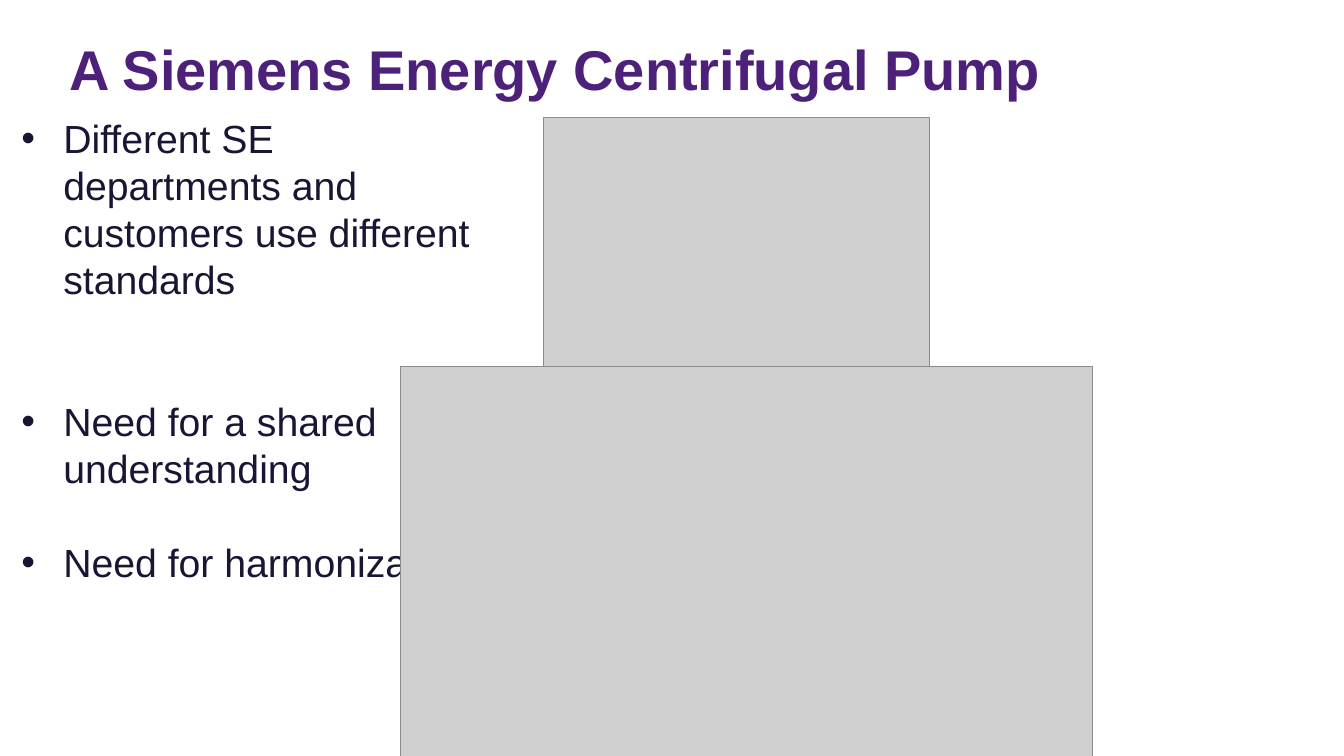
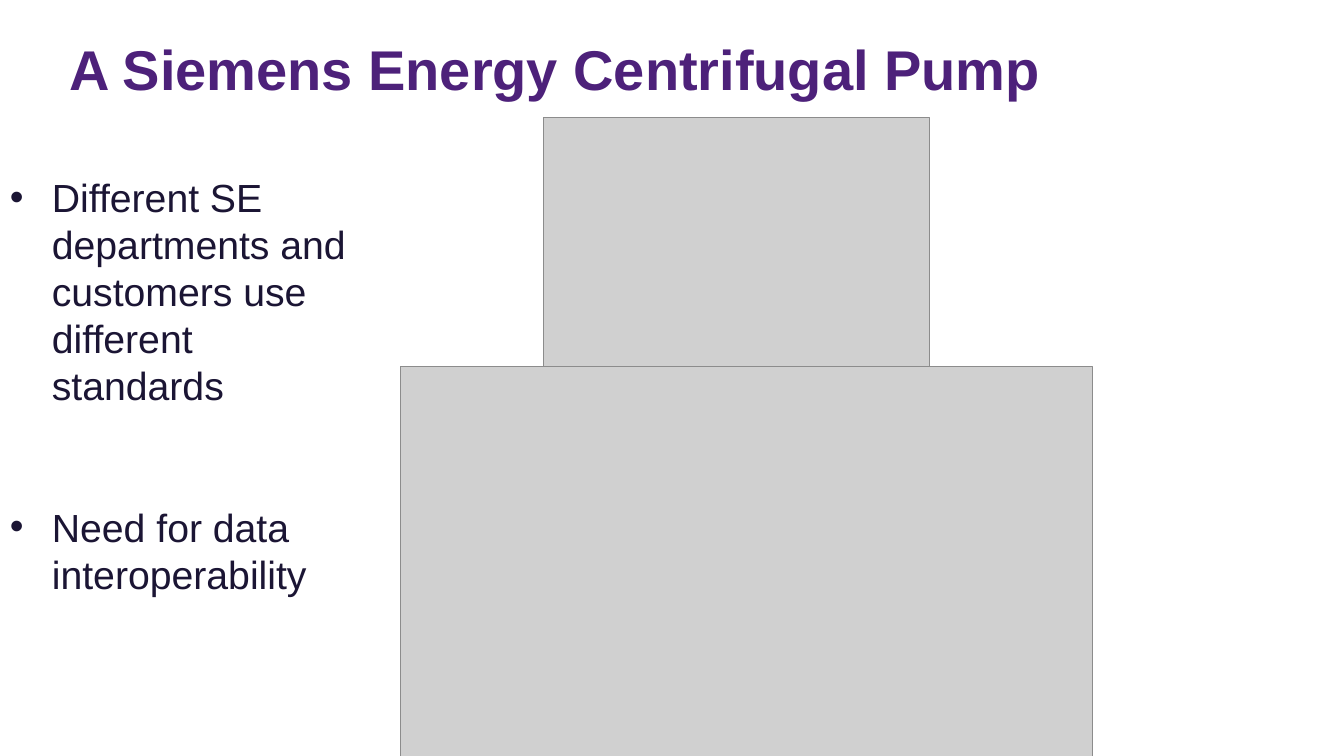
Before and after one commit to tecnomod-um/cfihos, a slide deck: slide 6 of docs/cfihos-ontology.pptx. Drawn at 1344x756 pixels with LibreOffice and Linux fonts; fonts in the diff are those of the drawing; grey boxes stand for pictures. Boxes give left, top, right and bottom in pixels: in the first picture for what was removed or moved away, otherwise in the second. Text is boxed around its words. In the diff, an @@ line names an element or a change of style, - is before the commit and + after.

```diff
--- a/docs/cfihos-ontology.pptx
+++ b/docs/cfihos-ontology.pptx
@@ text "Different SE departments and customers ...": place and size @@
-text "Different SE departments and customers ..." at (63, 124, 470, 585)
+text "Different SE departments and customers ..." at (52, 183, 345, 597)
@@ text at (52, 513, 307, 597): text changed @@
-• Need for a shared understanding
-• Need for harmonization
+• Need for data interoperability
```
Also in this commit, not shown: 7 other slides changed.
